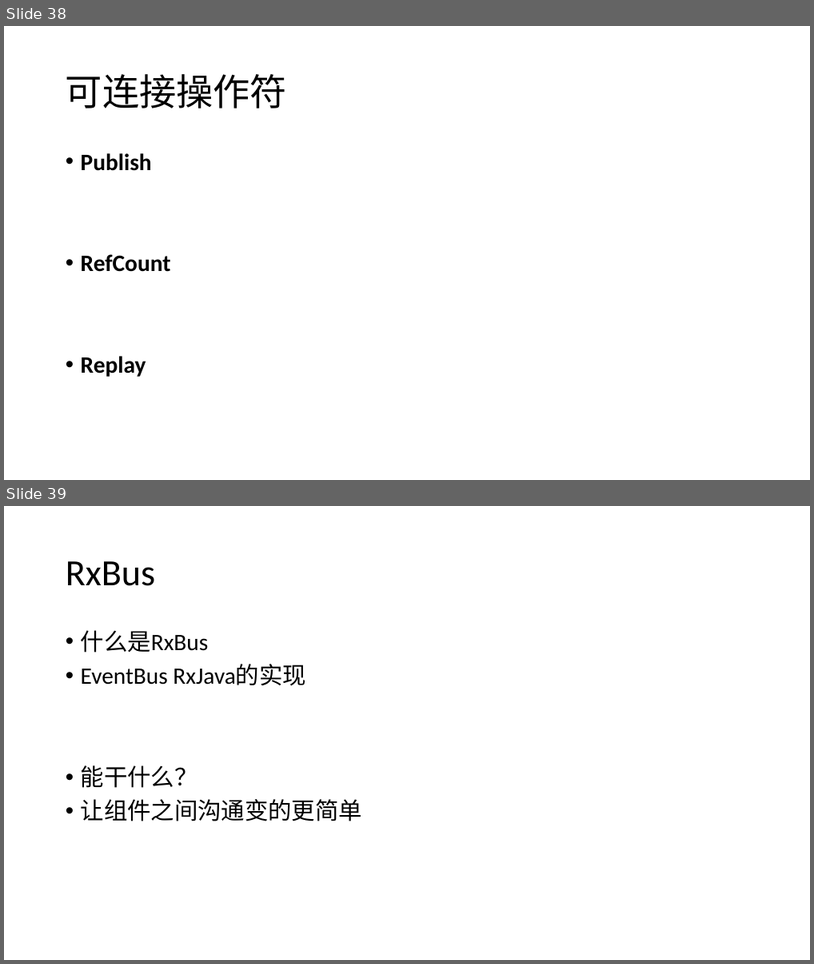
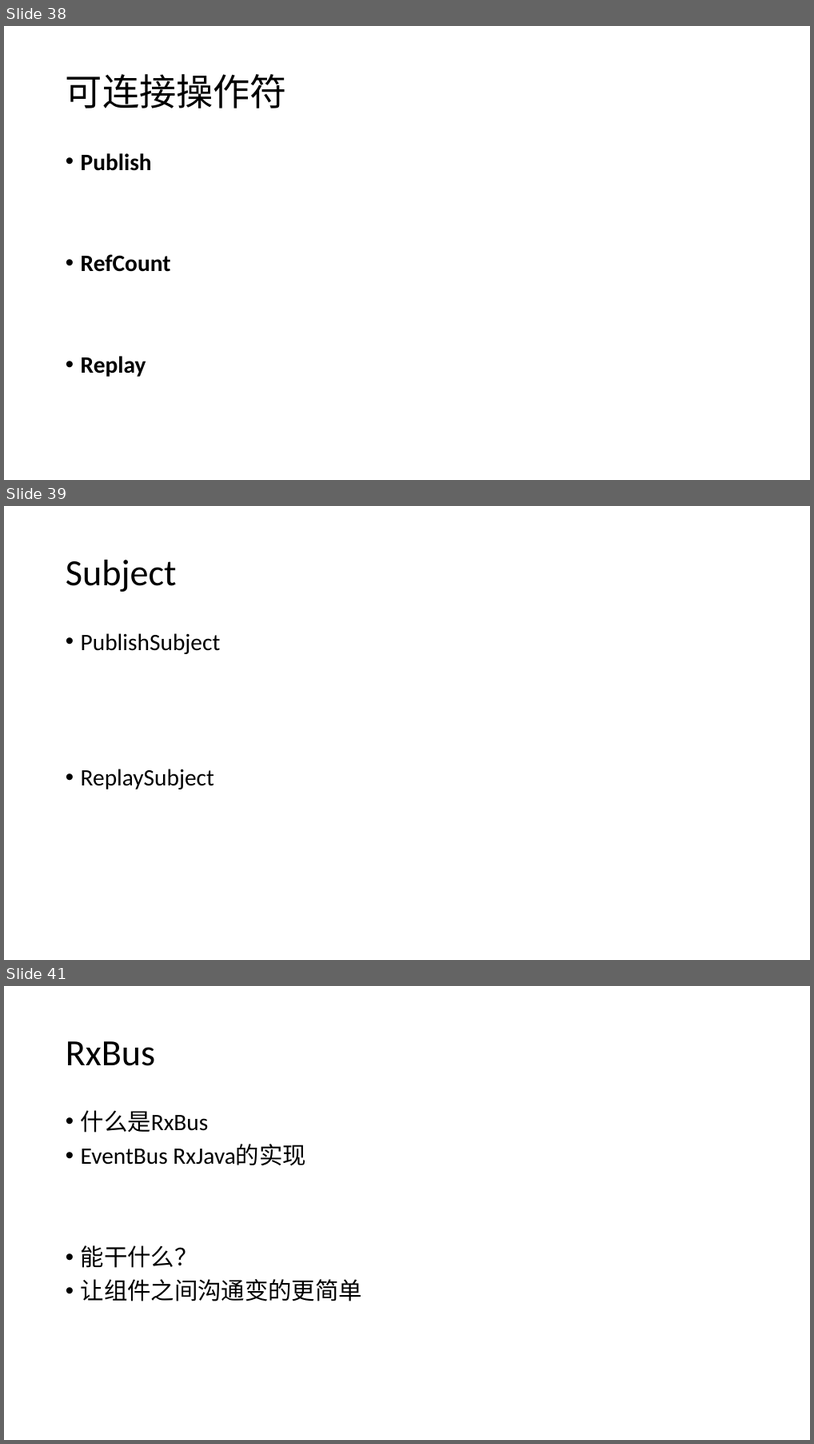
Before and after one commit to CyrusCeasar/rxjava_demo, a slide deck: res/rxJava.pptx. Shown one above the other, each under a label of ours: slides 38 and 39 before the commit, slides 38, 39 and 41 after it; the slides between them are not shown. The pictures are 814x964 and 814x1444 pixels, drawn with LibreOffice and Linux fonts; fonts in the diff are those of the drawing. Boxes give left, top, right and bottom in pixels: in the first picture for what was removed or moved away, otherwise in the second. Text is boxed around its words. In the diff, an @@ line names an element or a change of style, - is before the commit and + after.

```diff
--- a/res/rxJava.pptx
+++ b/res/rxJava.pptx
@@ slide 39 added at (x1=4, y1=506, x2=810, y2=960), background #FFFFFF @@
@@ title added at (x1=66, y1=560, x2=177, y2=592), 44 pt, text #000000 @@
+Subject
@@ text added at (x1=81, y1=633, x2=221, y2=789), 28 pt, text #000000 @@
+• PublishSubject
+• ReplaySubject
@@ what was slide 39 is now slide 41 @@
```
Also in this commit, not shown: 2 other slides added, 1 slide removed, 10 other files.
